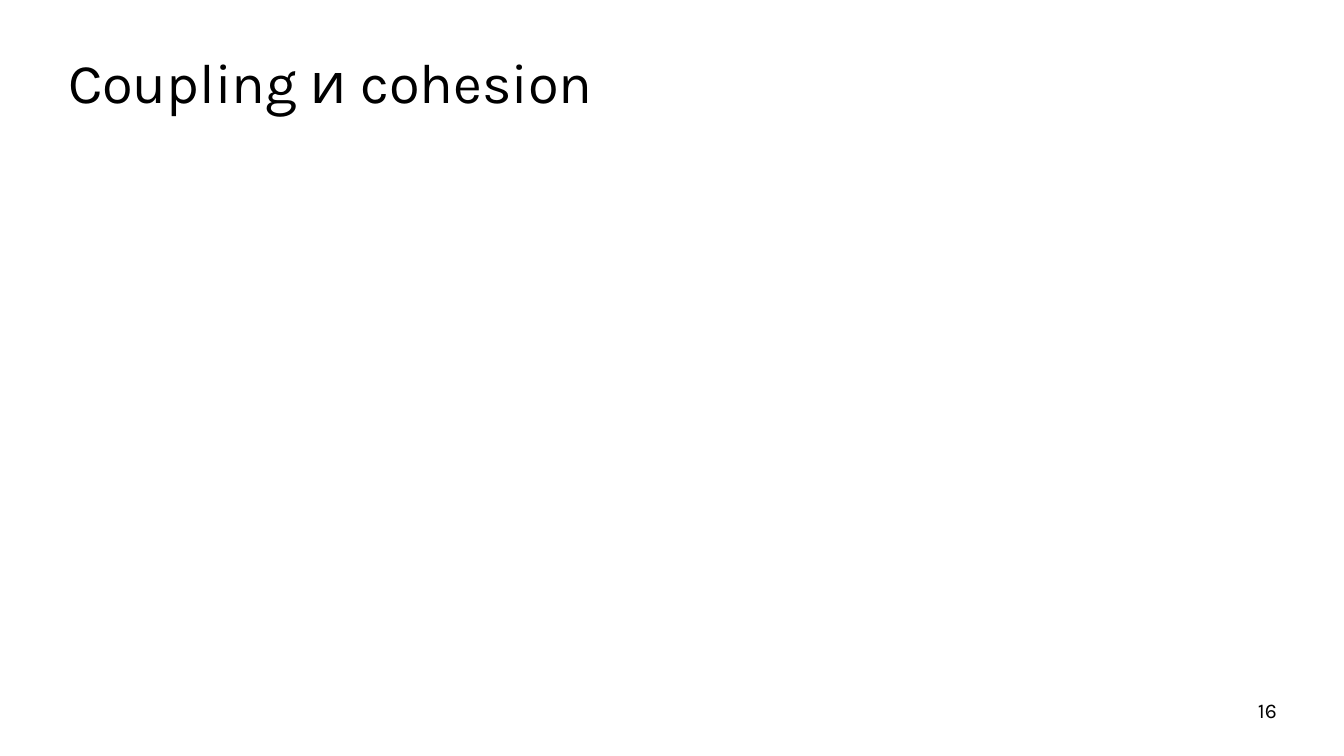
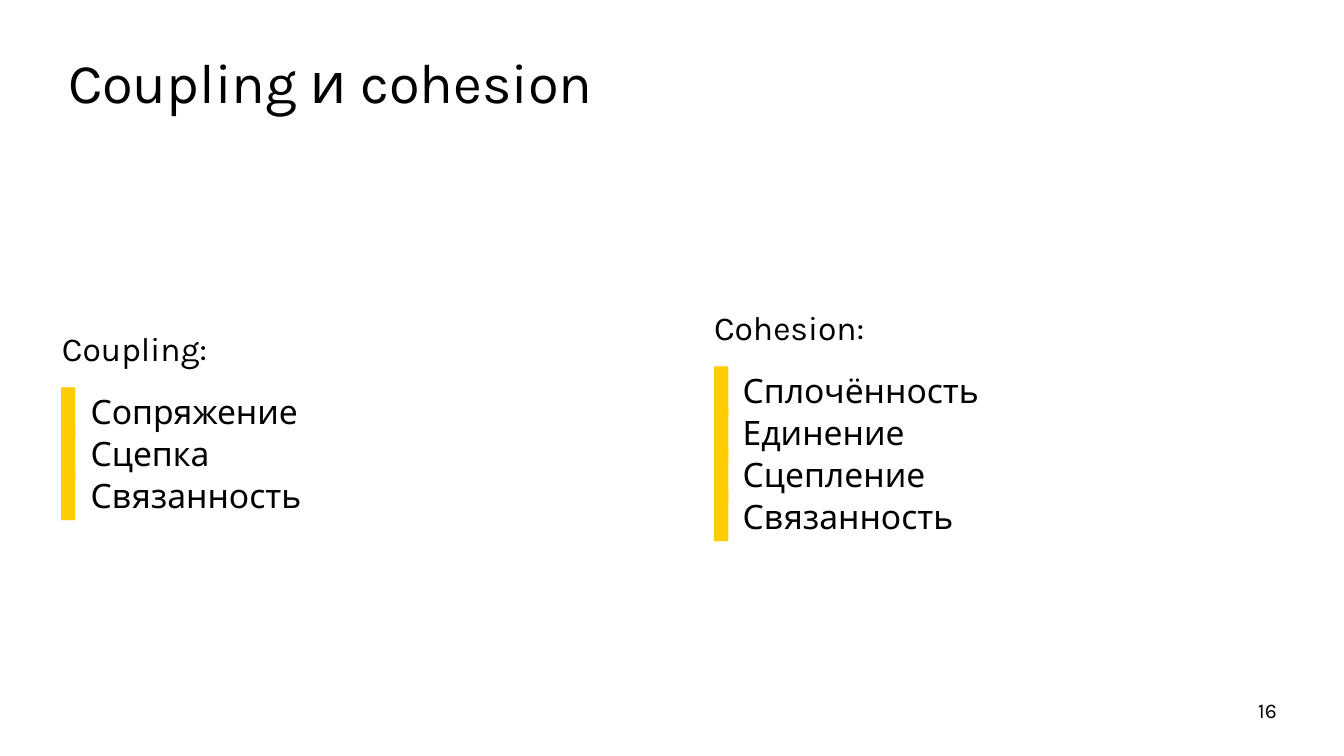
Before and after one commit to ishfb/cpprus17, a slide deck: slide 16 of slides.pptx. Drawn at 1344x756 pixels with LibreOffice and Linux fonts; fonts in the diff are those of the drawing. Boxes give left, top, right and bottom in pixels: in the first picture for what was removed or moved away, otherwise in the second. Text is boxed around its words. In the diff, an @@ line names an element or a change of style, - is before the commit and + after.

```diff
--- a/slides.pptx
+++ b/slides.pptx
@@ text added at (714, 317, 979, 530), 48 pt, text #000000 @@
+Cohesion:
+  ▌ Сплочённость
+  ▌ Единение
+  ▌ Сцепление
+  ▌ Связанность
@@ text added at (62, 338, 302, 509), 48 pt, text #000000 @@
+Coupling:
+  ▌ Сопряжение
+  ▌ Сцепка
+  ▌ Связанность
```
Also in this commit, not shown: 1 other slide changed.
